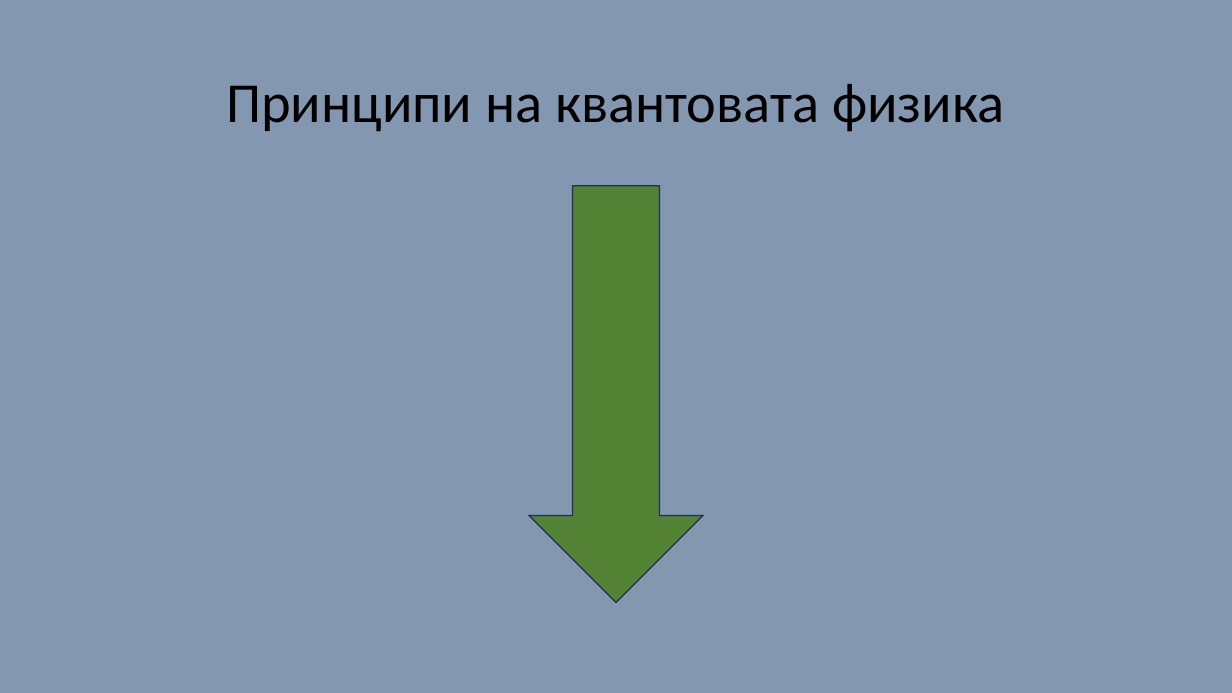
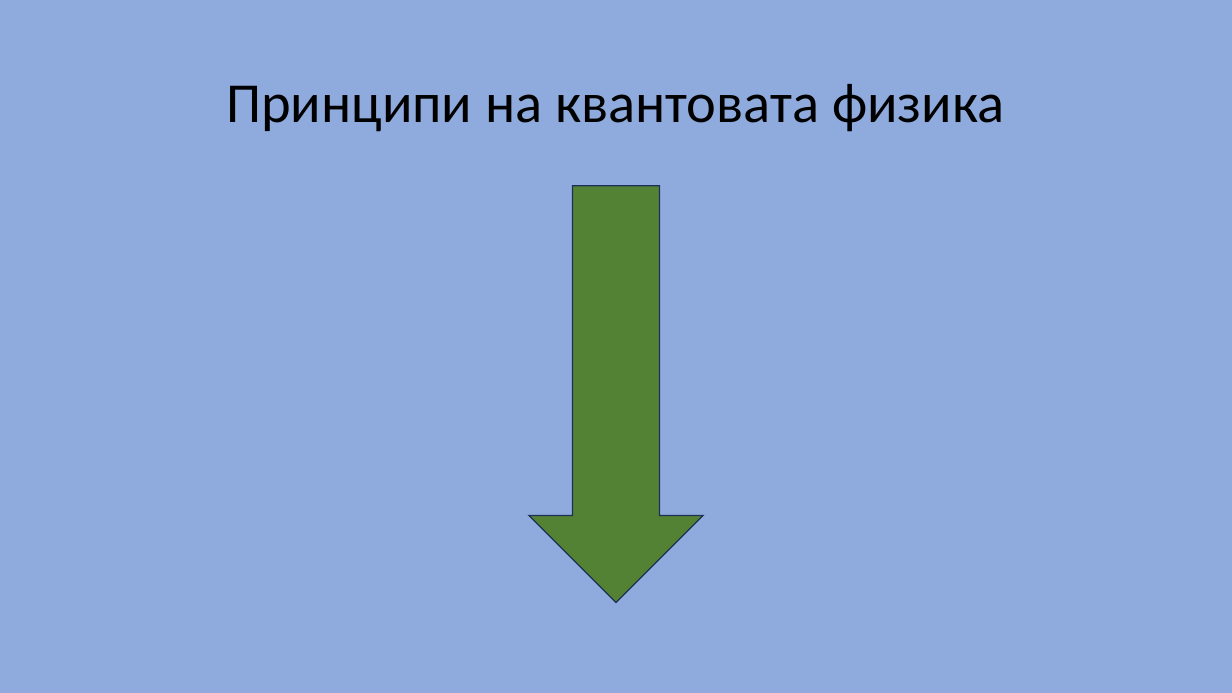
Before and after one commit to LAB5fire/PPQM, a slide deck: slide 3 of kvantova vizika.pptx. Drawn at 1232x693 pixels with LibreOffice and Linux fonts; fonts in the diff are those of the drawing. Boxes give left, top, right and bottom in pixels: in the first picture for what was removed or moved away, otherwise in the second. Text is boxed around its words. In the diff, an @@ line names an element or a change of style, - is before the commit and + after.

```diff
--- a/kvantova vizika.pptx
+++ b/kvantova vizika.pptx
@@ background #8497B0 to #8FAADC @@
```
Also in this commit, not shown: 19 other slides changed.
